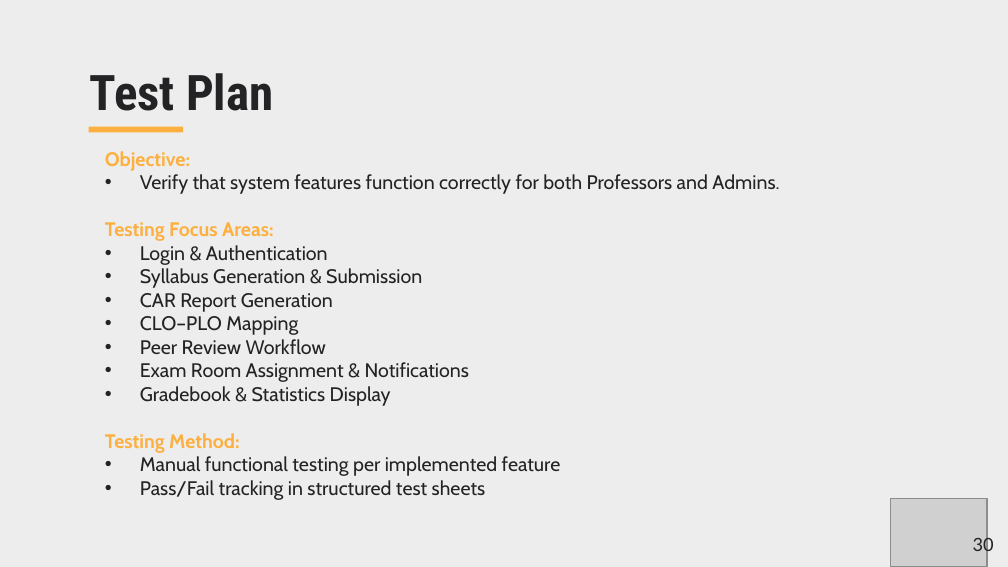
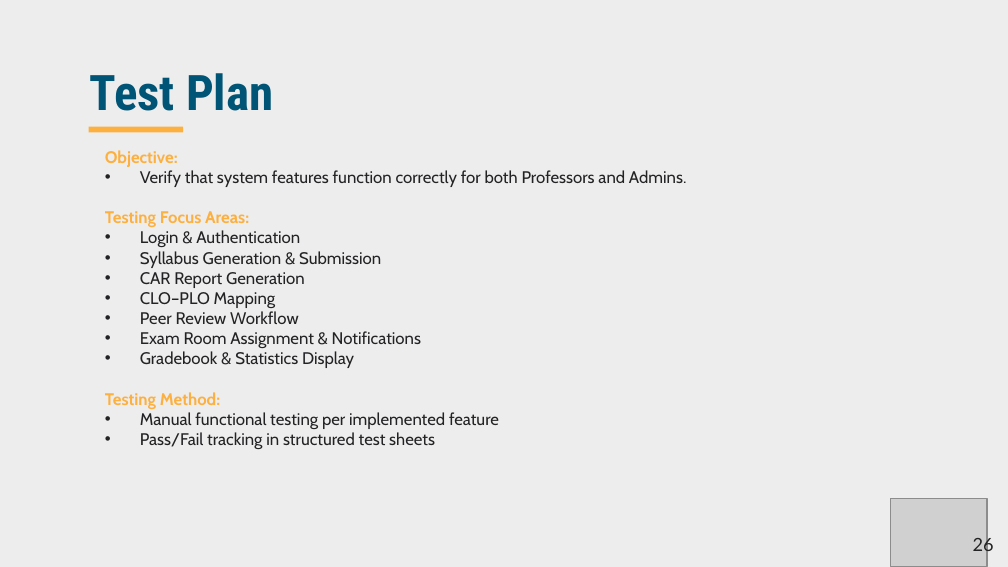
Before and after one commit to JeedaKotob/courseGenie, a slide deck: slide 26 of Deliverable2/Deliverable2_PPT_CourseGenie+.pptx (slide 30 before the commit). Drawn at 1008x567 pixels with LibreOffice and Linux fonts; fonts in the diff are those of the drawing; grey boxes stand for pictures; background and template pictures are left out. Boxes give left, top, right and bottom in pixels: in the first picture for what was removed or moved away, otherwise in the second. Text is boxed around its words. In the diff, an @@ line names an element or a change of style, - is before the commit and + after.

```diff
--- a/Deliverable2/Deliverable2_PPT_CourseGenie+.pptx
+++ b/Deliverable2/Deliverable2_PPT_CourseGenie+.pptx
@@ title "Test Plan" at (x1=89, y1=73, x2=273, y2=111): text colour #232325 to #005475 @@
@@ text "Objective:" at (x1=105, y1=150, x2=686, y2=449): size 14 to 12 pt @@
@@ page number at (x1=936, y1=538, x2=978, y2=550): text changed @@
-30
+26
@@ page number at (x1=973, y1=536, x2=994, y2=556): text changed @@
-Slide 30/15
+Slide 26/15
```
Also in this commit, not shown: 15 other slides changed, 4 slides removed, 2 other files.
